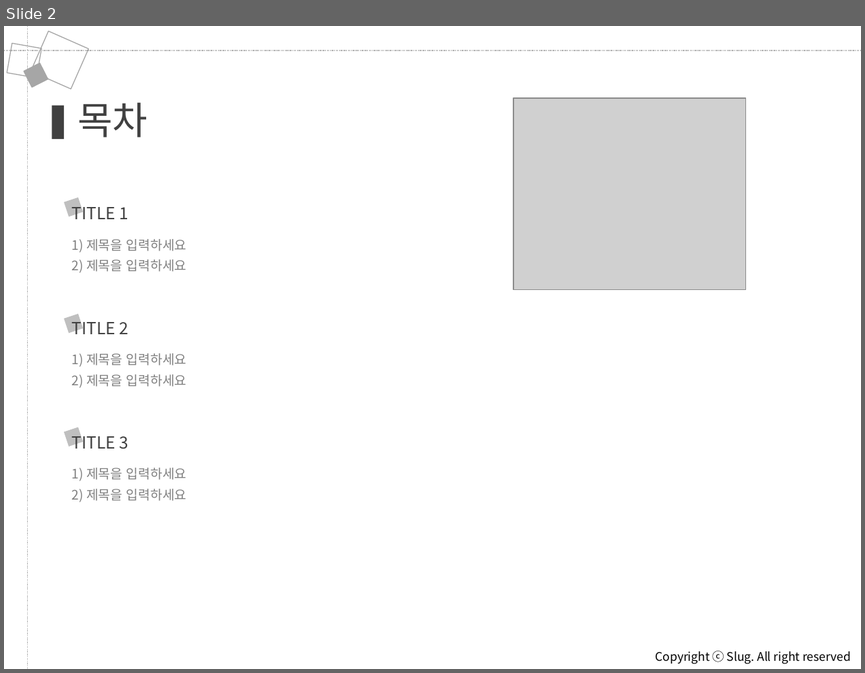
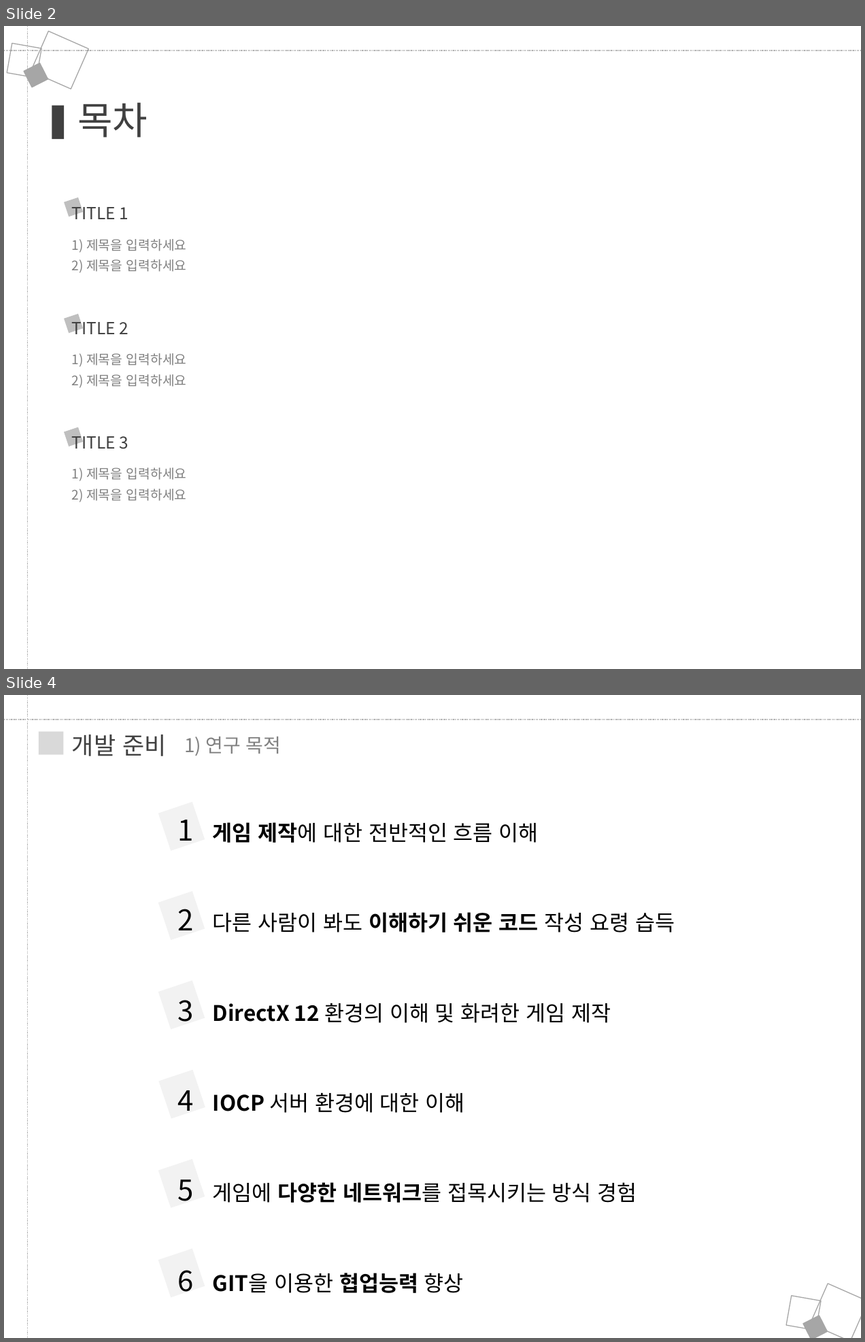
Before and after one commit to JungRobbi/ZolZak, a slide deck: Document/ppt.pptx. Shown one above the other, each under a label of ours: slide 2 before the commit, slides 2 and 4 after it; the slides between them are not shown. The pictures are 865x673 and 865x1342 pixels, drawn with LibreOffice and Linux fonts; fonts in the diff are those of the drawing; grey boxes stand for pictures. Boxes give left, top, right and bottom in pixels: in the first picture for what was removed or moved away, otherwise in the second. Text is boxed around its words. In the diff, an @@ line names an element or a change of style, - is before the commit and + after.

```diff
--- a/Document/ppt.pptx
+++ b/Document/ppt.pptx
@@ slide 4 added at [4,695,861,1338], background #FFFFFF @@
@@ line added from (28, 695) to (28, 1338), #A6A6A6 0.75 pt dashed @@
@@ line added from (4, 720) to (861, 720), #A6A6A6 0.75 pt dashed @@
@@ rectangle added at [39,732,64,755], fill #D9D9D9 @@
@@ text added at [72,734,167,756], 20 pt, text #404040 @@
+개발 준비
@@ text added at [184,736,281,756], 16 pt, text #808080 @@
+1) 연구 목적
@@ rectangle added at [158,802,205,851], fill #F2F2F2 @@
@@ text added at [177,819,674,1293], 18 pt, text #000000 @@
+1 게임 제작에 대한 전반적인 흐름 이해
+2 다른 사람이 봐도 이해하기 쉬운 코드 작성 요령 습득
+3 DirectX 12 환경의 이해 및 화려한 게임 제작
+4 IOCP 서버 환경에 대한 이해
+5 게임에 다양한 네트워크를 접목시키는 방식 경험
+6 GIT을 이용한 협업능력 향상
@@ rectangle added at [158,891,205,940], fill #F2F2F2 @@
@@ rectangle added at [158,980,205,1029], fill #F2F2F2 @@
@@ rectangle added at [159,1070,205,1119], fill #F2F2F2 @@
@@ rectangle added at [158,1159,205,1208], fill #F2F2F2 @@
@@ rectangle added at [158,1248,205,1297], fill #F2F2F2 @@
@@ rectangle added at [810,1283,861,1338], outline #A6A6A6 0.75 pt @@
@@ rectangle added at [787,1295,821,1329], outline #A6A6A6 0.75 pt @@
@@ rectangle added at [803,1314,827,1338], fill #A6A6A6, outline #A6A6A6 0.75 pt @@
@@ slide 2 changed as well @@
@@ picture removed at [513,98,745,289] @@
@@ text removed at [655,650,851,664] @@
-Copyright ⓒ Slug. All right reserved
```
Also in this commit, not shown: 2 other slides changed, 29 other slides added, 1 slide removed, 1 other file.
